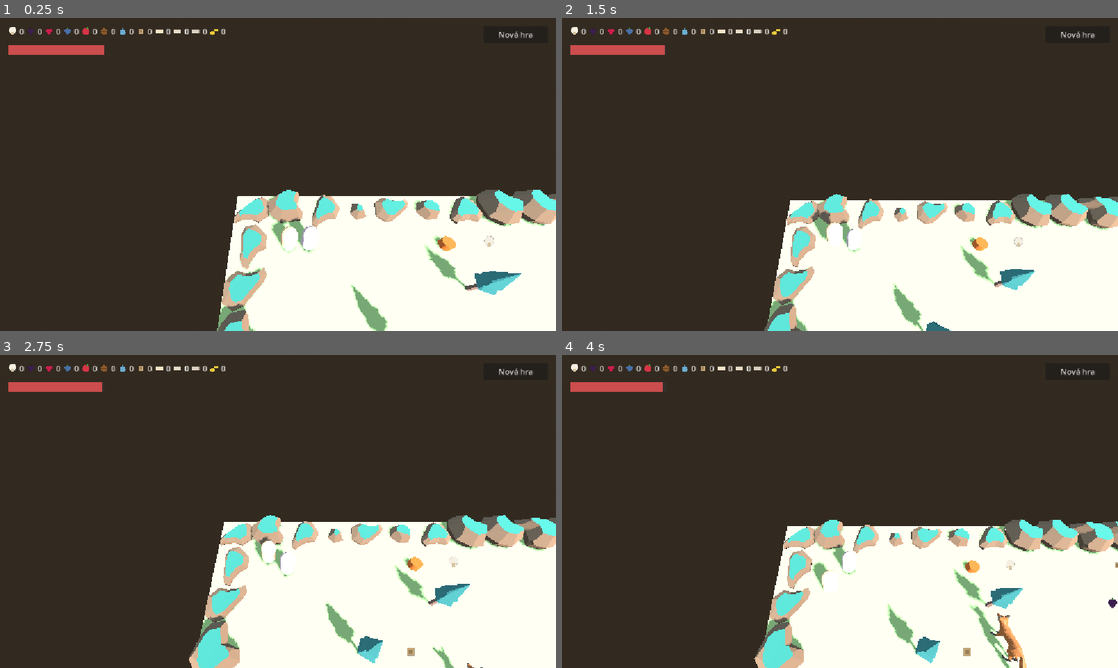
Above: before the commit, frames 1-4 (two rows, left to right).
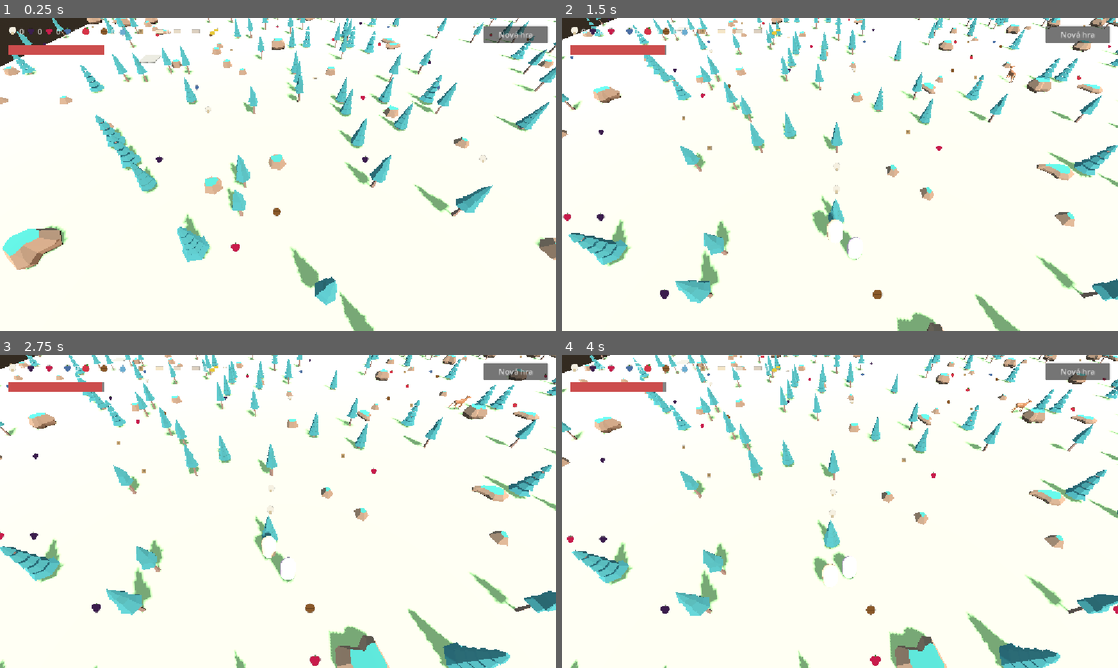
Above: after the commit, the same moments.

Repository: sirdik/zola-game-1
Game: Godot game, scene res://game/world/Forest.tscn
The game is run twice, just before and just after one commit, with the same random seed, the same clock (stepped at 60 frames per second) and the same inputs.
Inputs:
- Up to frame 1 (0.25 s): no input
- Up to frame 2 (1.5 s): tap Enter (p1_action) at 0.5, 0.6 s; hold Up (p1_move_forward) 0.53-1.28 s; tap Space (p1_jump) at 0.77 s; hold Down (p1_move_back) from 1.28 s (still down); tap F (p2_action) at 1.35 s
- Up to frame 3 (2.75 s): tap Space (p1_jump) at 1.52 s; release Down (p1_move_back) at 2.03 s; hold Up (p1_move_forward) from 2.03 s (still down); tap S (p2_move_back) at 2.1 s
- Up to frame 4 (4 s): tap W (p2_move_forward) at 2.85 s; tap Space (p1_jump) at 3.02, 3.77 s; release Up (p1_move_forward) at 3.53 s; hold Down (p1_move_back) from 3.53 s (still down); tap Enter (p1_action) at 3.6 s

The runs differ from the first frame. In frame 1, 80% of the frame differs, in the area x 0-100%, y 0-100%; in frame 2, 80%; in frame 3, 79%; in frame 4, 80%.

Commit message:
Use the generated forest map when one exists
Co-Authored-By: Claude Haiku 4.5 <noreply@anthropic.com>
Claude-Session: https://claude.ai/code/session_014rTmxJaND9vaABnW6Byv9U

Diff:
--- a/game/world/level_loader.gd
+++ b/game/world/level_loader.gd
@@ -30,12 +30,16 @@
 @export var player_paths: Array[NodePath] = [NodePath("../Player1"), NodePath("../Player2")]
 
 func _ready() -> void:
-	var lines := _read_grid_lines(level_path)
+	var effective_level_path := level_path
+	if FileAccess.file_exists(Game.MAP_PATH):
+		effective_level_path = Game.MAP_PATH
+
+	var lines := _read_grid_lines(effective_level_path)
 	if lines.is_empty():
-		push_warning("level_loader: no grid lines found in %s" % level_path)
+		push_warning("level_loader: no grid lines found in %s" % effective_level_path)
 		return
 
-	var legend := _read_legend(level_path)
+	var legend := _read_legend(effective_level_path)
 
 	var cols := 0
 	for line: String in lines:
